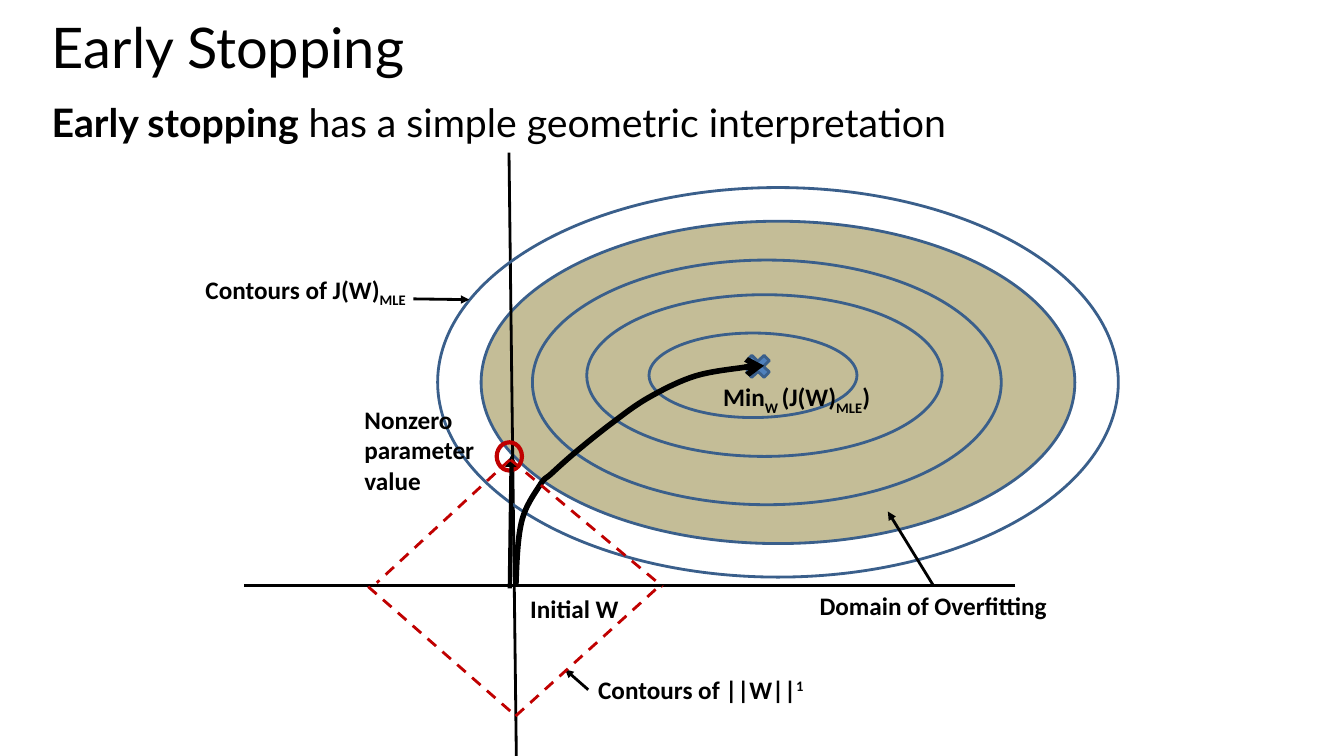
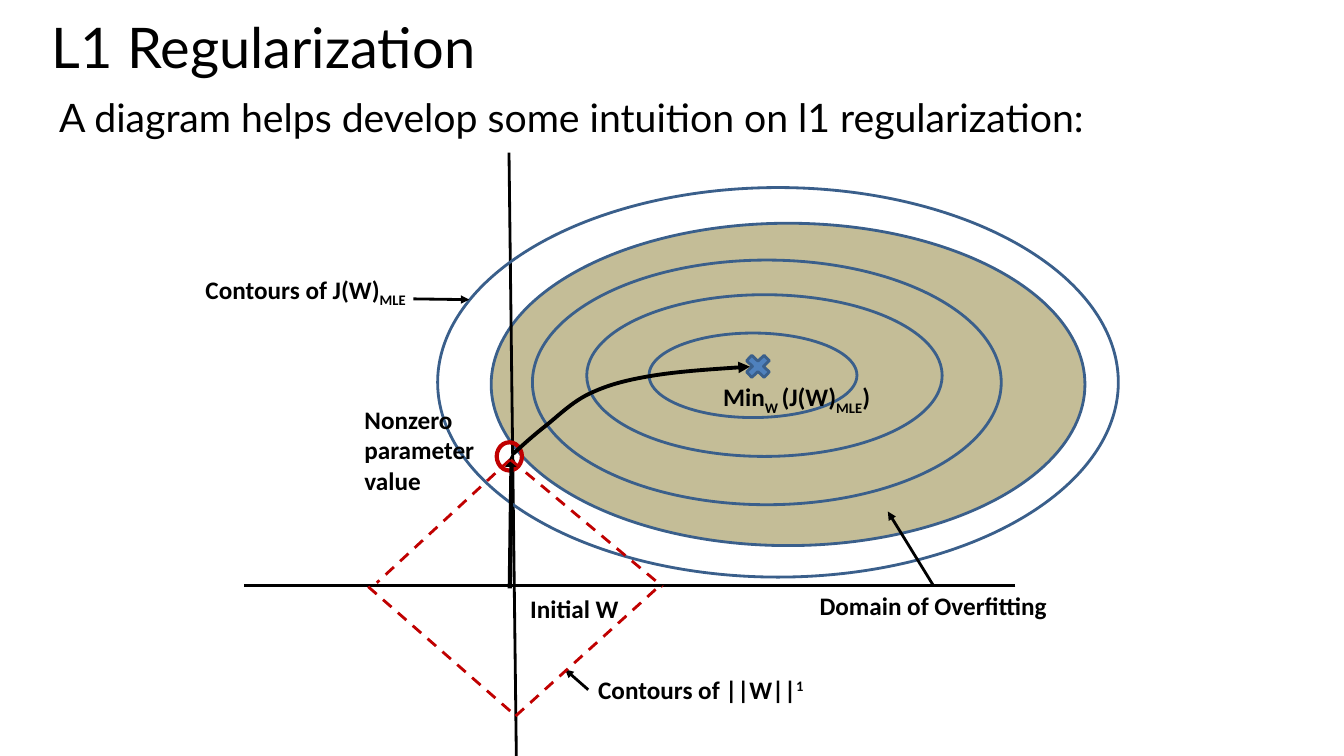
Before and after one commit to StephenElston/CSCI-E25, a slide deck: slide 48 of Slides/7_RegularizationAndOptimization.pptx. Drawn at 1344x756 pixels with LibreOffice and Linux fonts; fonts in the diff are those of the drawing. Boxes give left, top, right and bottom in pixels: in the first picture for what was removed or moved away, otherwise in the second. Text is boxed around its words. In the diff, an @@ line names an element or a change of style, - is before the commit and + after.

```diff
--- a/Slides/7_RegularizationAndOptimization.pptx
+++ b/Slides/7_RegularizationAndOptimization.pptx
@@ title at <box>52,26,475,78</box>: text changed @@
-Early Stopping
+L1 Regularization
@@ text at <box>59,103,1084,139</box>: text changed @@
-Early stopping has a simple geometric interpretation
+A diagram helps develop some intuition on l1 regularization:
@@ ellipse: place and size @@
-ellipse at <box>481,221,1075,543</box>
+ellipse at <box>491,223,1085,545</box>
@@ freeform shape: place and size @@
-freeform shape at <box>516,366,764,585</box>
+freeform shape at <box>513,367,750,454</box>
@@ freeform shape at <box>513,367,750,454</box>: outline #000000 4 pt to #000000 2.75 pt @@
```
Also in this commit, not shown: 2 other slides changed.
